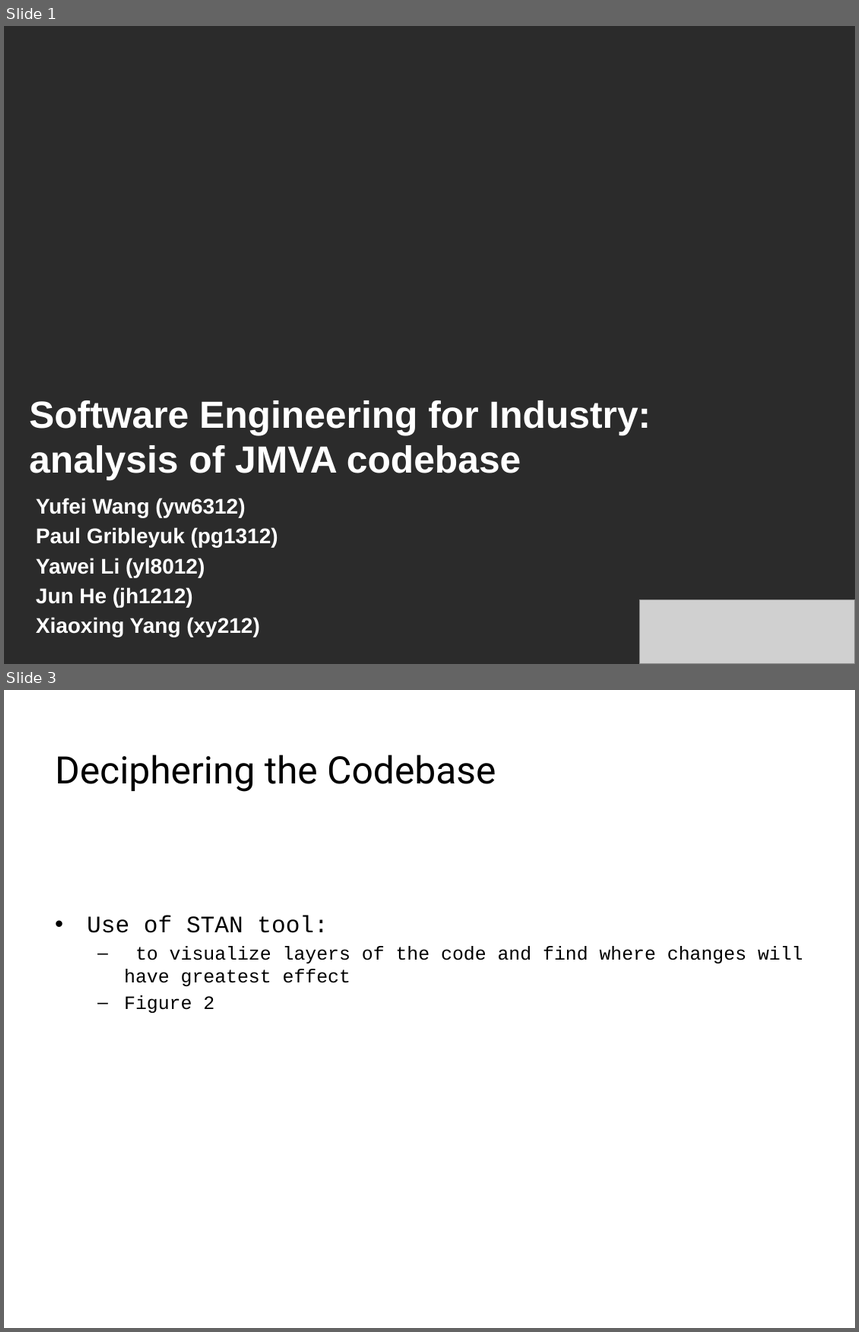
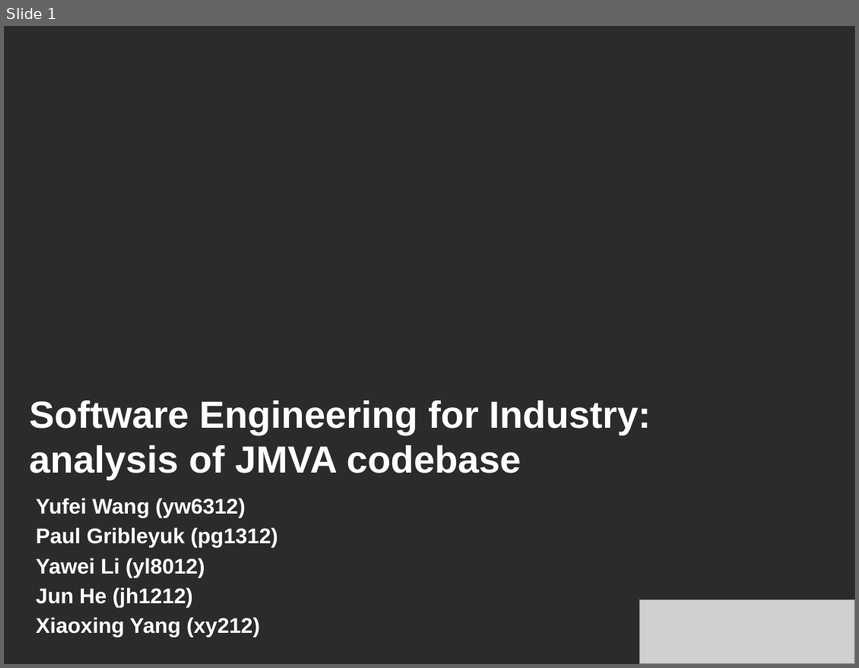
Before and after one commit to pavelgrib/SE_CW1, a slide deck: jmva_presentation.pptx. Shown one above the other, each under a label of ours: slides 1 and 3 before the commit, slide 1 after it; the slides between them are not shown. The pictures are 859x1332 and 859x668 pixels, drawn with LibreOffice and Linux fonts; fonts in the diff are those of the drawing; grey boxes stand for pictures; background and template pictures are left out; a plain dark background stands for a picture behind light text. Boxes give left, top, right and bottom in pixels: in the first picture for what was removed or moved away, otherwise in the second. Text is boxed around its words. In the diff, an @@ line names an element or a change of style, - is before the commit and + after.

```diff
--- a/jmva_presentation.pptx
+++ b/jmva_presentation.pptx
@@ slide 3 removed at (4, 690, 855, 1328), background picture (left out) @@
@@ title removed at (55, 755, 496, 792) @@
-Deciphering the Codebase
@@ text removed at (87, 916, 804, 1013) @@
-• Use of STAN tool:
-  – to visualize layers of the code and find where changes will have greatest effect
-  – Figure 2
```
Also in this commit, not shown: 2 slides changed, 4 slides added, 4 other files.
